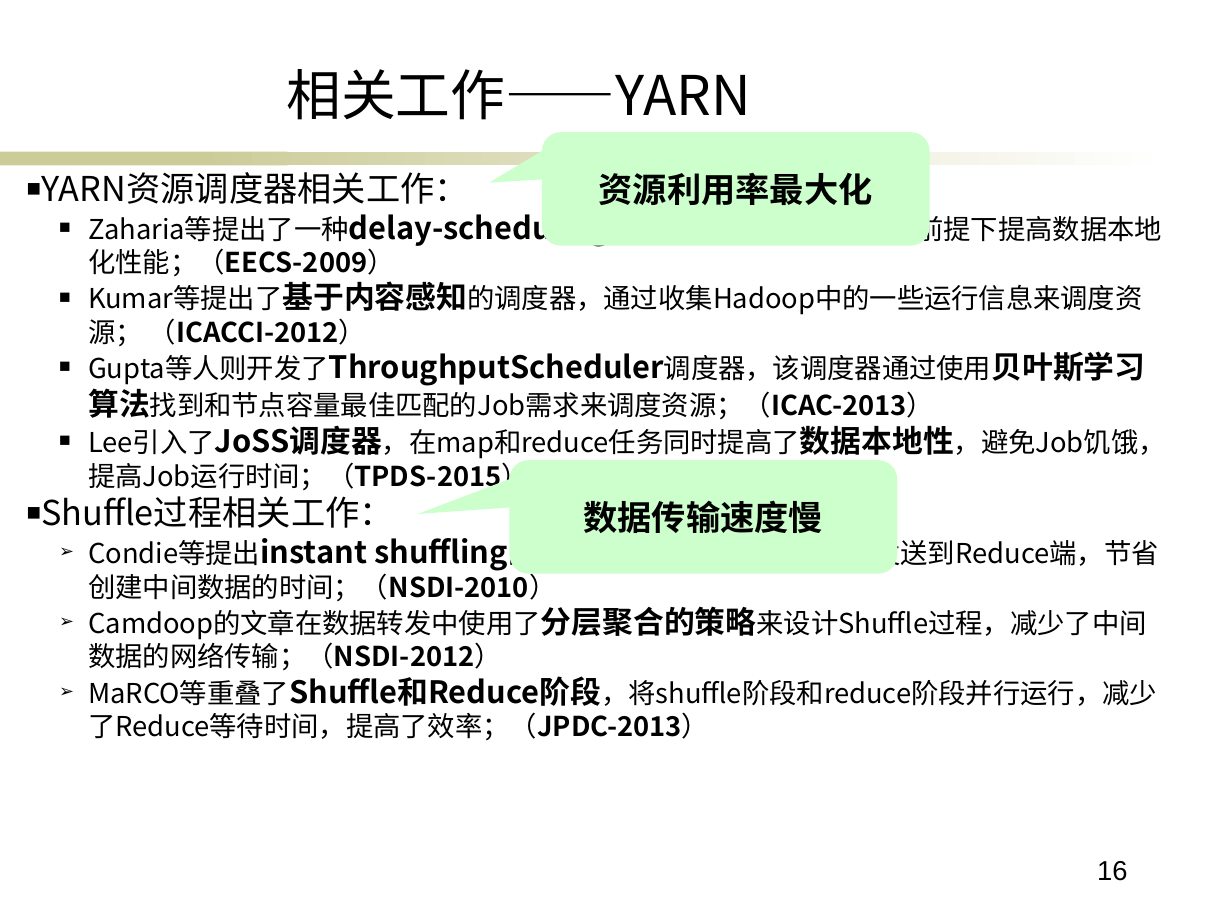
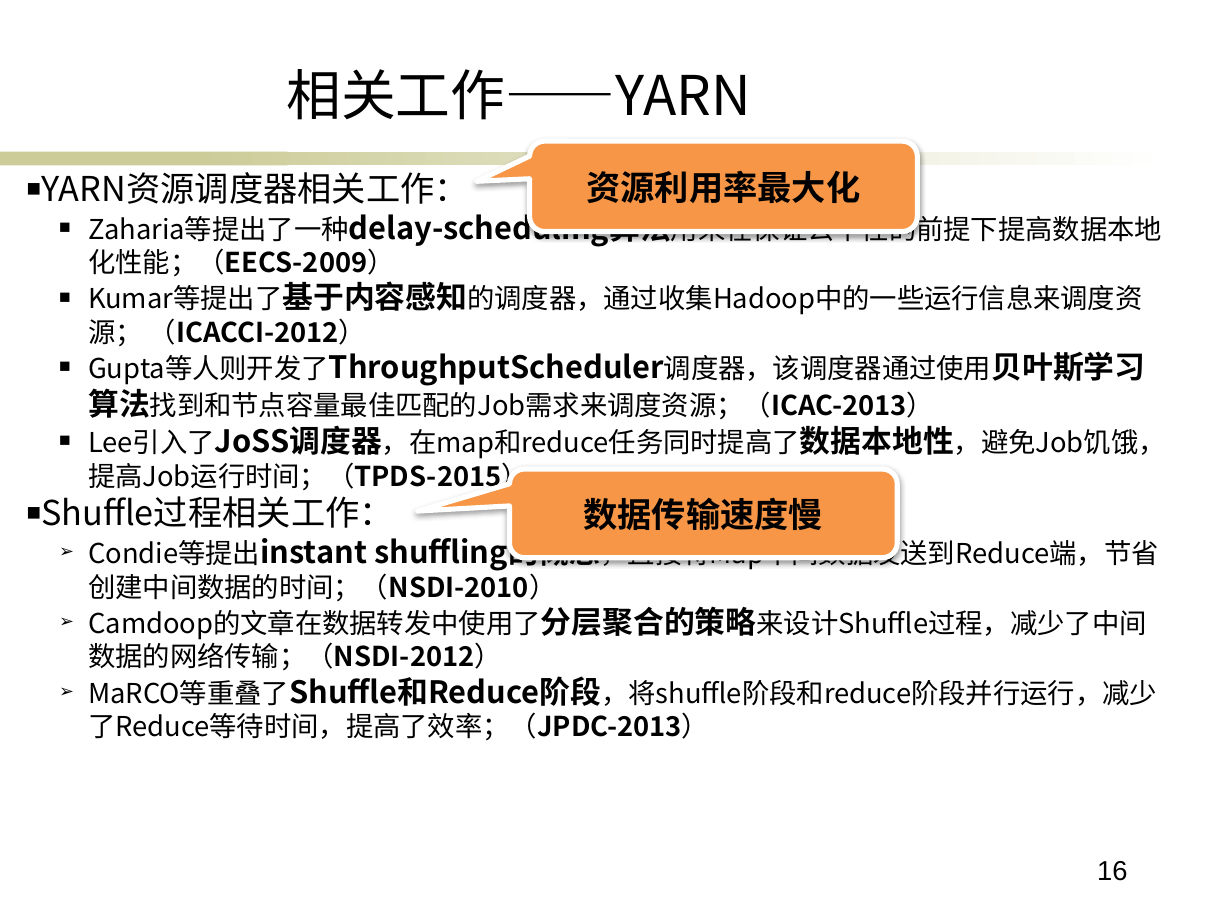
Before and after one commit to ericsonyc/paper, a slide deck: slide 16 of 毕业答辩.pptx. Drawn at 1232x924 pixels with LibreOffice and Linux fonts; fonts in the diff are those of the drawing; background and template pictures are left out. Boxes give left, top, right and bottom in pixels: in the first picture for what was removed or moved away, otherwise in the second. Text is boxed around its words. In the diff, an @@ line names an element or a change of style, - is before the commit and + after.

```diff
--- a/毕业答辩.pptx
+++ b/毕业答辩.pptx
@@ rounded speech box "资源利用率最大化" at [530, 142, 918, 232]: fill #CCFFCC to #F79646; outline none to #FFFFFF 3 pt; shadow on @@
@@ rounded speech box "资源利用率最大化": place and size @@
-rounded speech box "资源利用率最大化" at [542, 132, 930, 245]
+rounded speech box "资源利用率最大化" at [530, 142, 918, 232]
@@ rounded speech box "数据传输速度慢": place and size @@
-rounded speech box "数据传输速度慢" at [510, 460, 898, 573]
+rounded speech box "数据传输速度慢" at [510, 469, 898, 558]
@@ rounded speech box "数据传输速度慢" at [510, 469, 898, 558]: fill #CCFFCC to #F79646; outline none to #FFFFFF 3 pt; shadow on @@
```
Also in this commit, not shown: 9 other slides changed, 1 slide added.
